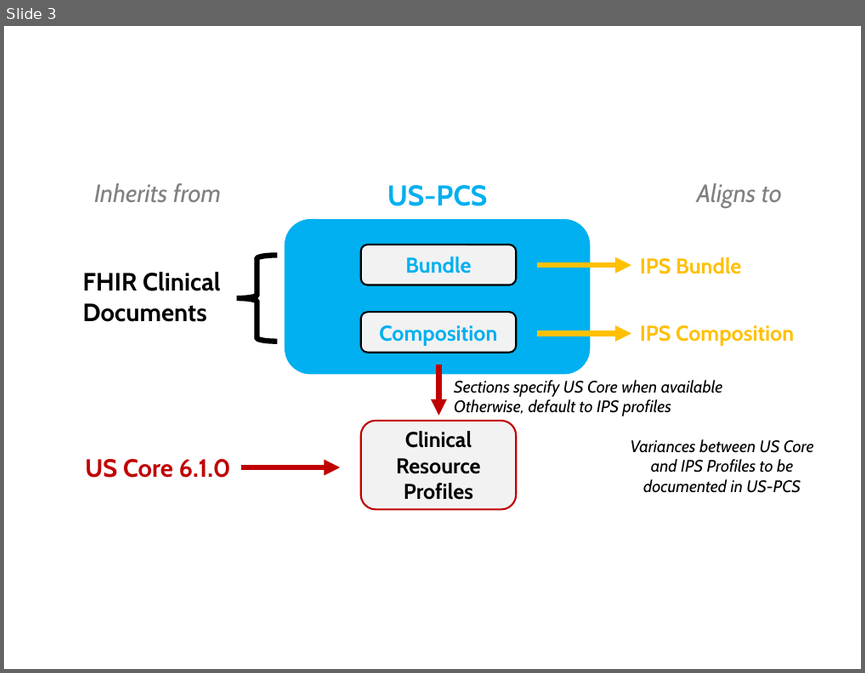
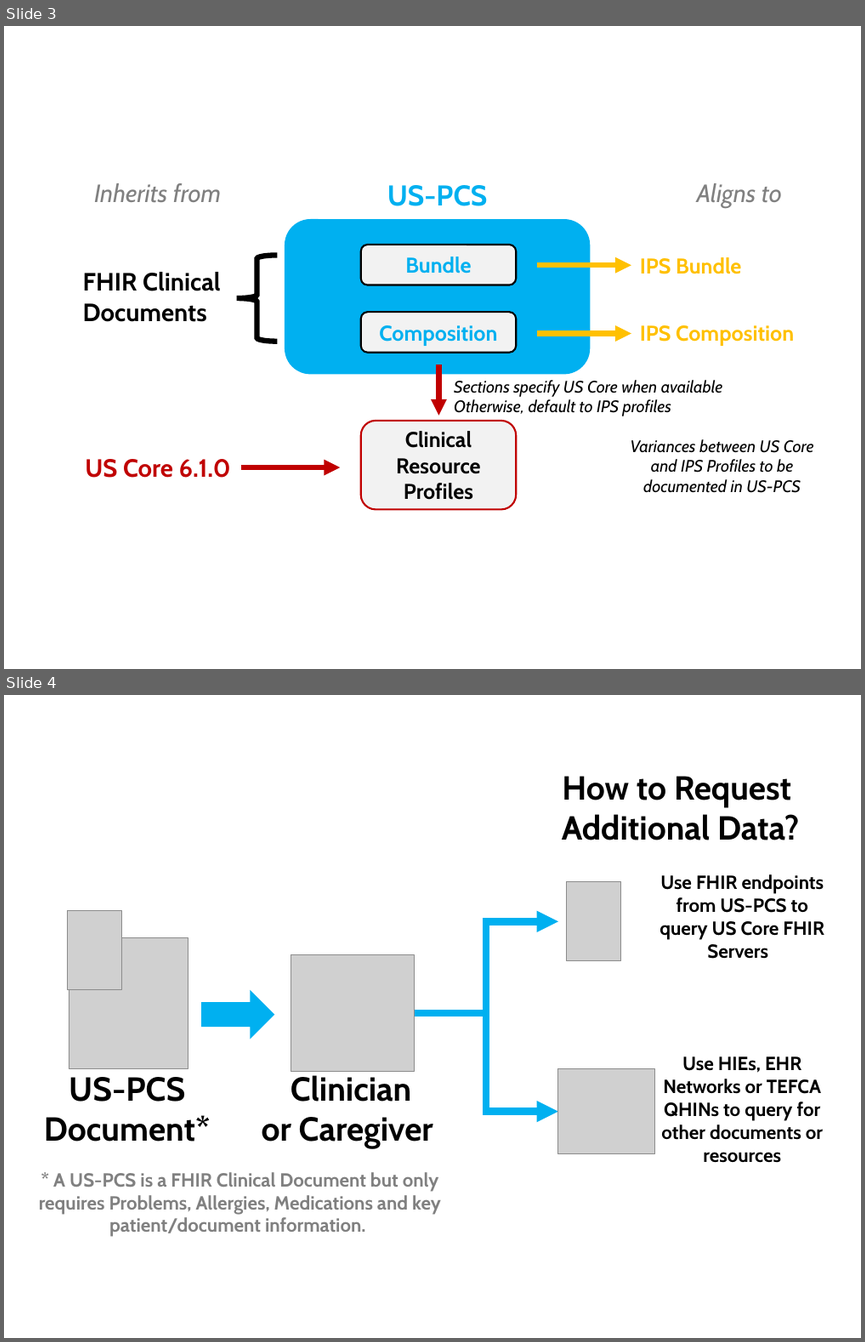
Before and after one commit to HL7/us-fhir-ps, a slide deck: US-PCS ballot images 2026.pptx. Shown one above the other, each under a label of ours: slide 3 before the commit, slides 3 and 4 after it. The pictures are 865x673 and 865x1342 pixels, drawn with LibreOffice and Linux fonts; fonts in the diff are those of the drawing; grey boxes stand for pictures. Boxes give left, top, right and bottom in pixels: in the first picture for what was removed or moved away, otherwise in the second. Text is boxed around its words. In the diff, an @@ line names an element or a change of style, - is before the commit and + after.

```diff
--- a/US-PCS ballot images 2026.pptx
+++ b/US-PCS ballot images 2026.pptx
@@ slide 4 added at (x1=4, y1=695, x2=861, y2=1338), background #FFFFFF @@
@@ text added at (x1=562, y1=776, x2=799, y2=840), 28 pt, text #000000, bold @@
+How to Request
+Additional Data?
@@ picture added at (x1=566, y1=882, x2=620, y2=960) @@
@@ text added at (x1=659, y1=874, x2=824, y2=959), 16 pt, text #000000, bold @@
+Use FHIR endpoints from US-PCS to query US Core FHIR Servers
@@ picture added at (x1=68, y1=911, x2=121, y2=990) @@
@@ elbow arrow added from (414, 1013) to (558, 921), #00B0F0 6 pt @@
@@ picture added at (x1=69, y1=937, x2=188, y2=1067) @@
@@ picture added at (x1=291, y1=954, x2=415, y2=1072) @@
@@ right arrow added at (x1=201, y1=990, x2=275, y2=1038), fill #00B0F0 @@
@@ elbow arrow added from (414, 1013) to (558, 1111), #00B0F0 6 pt @@
@@ text added at (x1=44, y1=1077, x2=211, y2=1141), 28 pt, text #000000, bold @@
+US-PCS
+Document*
@@ text added at (x1=262, y1=1075, x2=433, y2=1149), 28 pt, text #000000, bold @@
+Clinician
+or Caregiver
@@ picture added at (x1=558, y1=1068, x2=655, y2=1153) @@
@@ text added at (x1=661, y1=1056, x2=823, y2=1140), 16 pt, text #000000, bold @@
+Use HIEs, EHR Networks or TEFCA QHINs to query for other documents or resources
@@ text added at (x1=39, y1=1172, x2=441, y2=1236), 16 pt, text #808080, bold @@
+* A US-PCS is a FHIR Clinical Document but only requires Problems, Allergies, Medications and key patient/document information.
```
Also in this commit, not shown: 3 other files.
